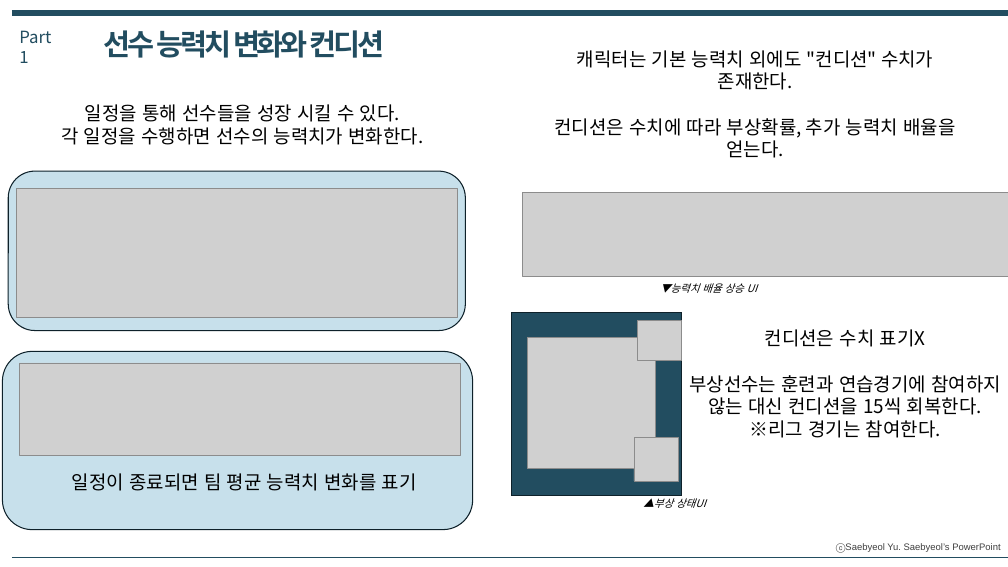
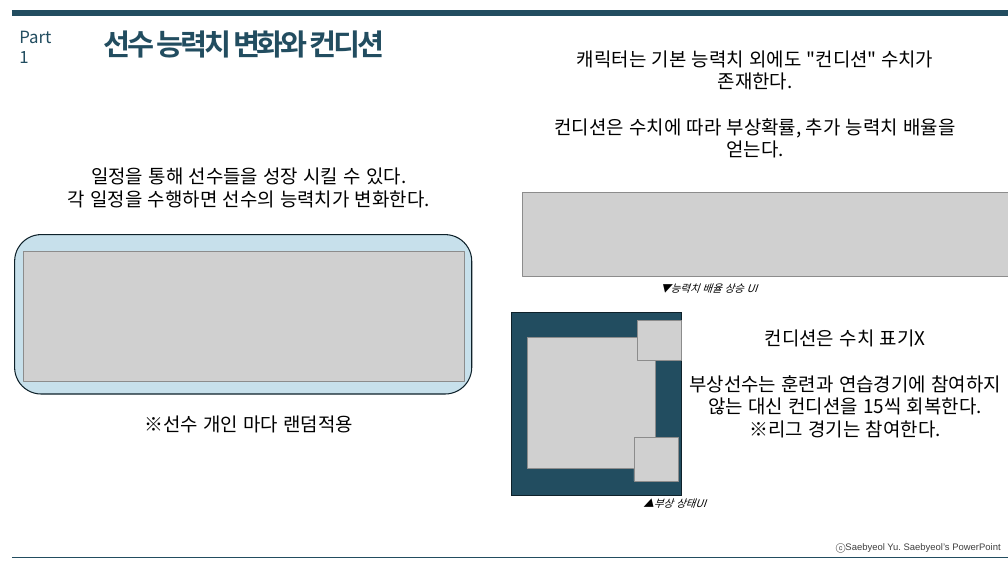
Before and after one commit to Yuhan2024GameDev2-2/GameEngine, a slide deck: slide 17 of YB기획서/프로젝트YB프로토타입_개발기획서.pptx (slide 13 before the commit). Drawn at 1008x567 pixels with LibreOffice and Linux fonts; fonts in the diff are those of the drawing; grey boxes stand for pictures. Boxes give left, top, right and bottom in pixels: in the first picture for what was removed or moved away, otherwise in the second. Text is boxed around its words. In the diff, an @@ line names an element or a change of style, - is before the commit and + after.

Commit message:
프로젝트YB기획서_선수등록_수정
선수등록 팝업창 부연 설명, 돈이 부족할 경우 텍스트 추가, 일정진행 설명 추가

```diff
--- a/YB기획서/프로젝트YB프로토타입_개발기획서.pptx
+++ b/YB기획서/프로젝트YB프로토타입_개발기획서.pptx
@@ 1 picture, 1 text, 1 rounded rectangle moved together from (x1=8, y1=104, x2=466, y2=330) to (x1=14, y1=167, x2=472, y2=394) @@
@@ rounded rectangle removed at (x1=2, y1=352, x2=473, y2=530) @@
@@ picture removed at (x1=20, y1=363, x2=461, y2=456) @@
@@ text at (x1=144, y1=415, x2=353, y2=433): text changed @@
-일정이 종료되면 팀 평균 능력치 변화를 표기
+※선수 개인 마다 랜덤적용
```
Also in this commit, not shown: 10 other slides changed, 9 slides added.
